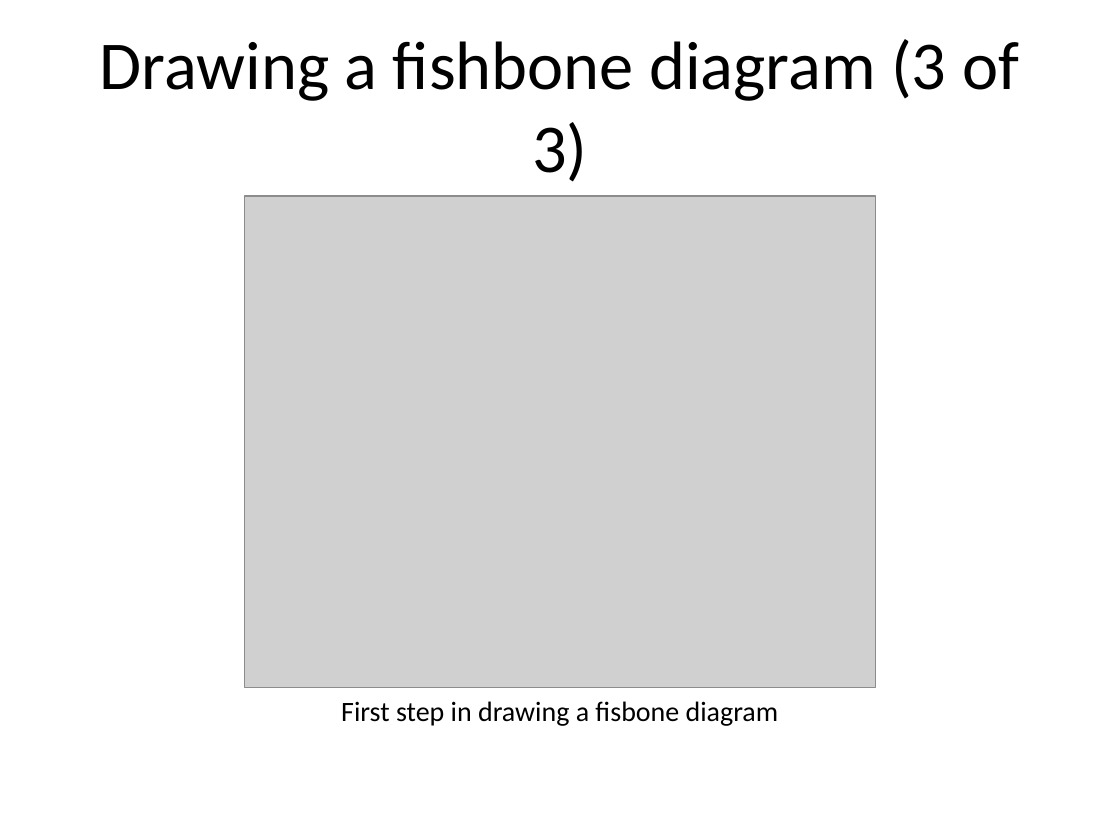
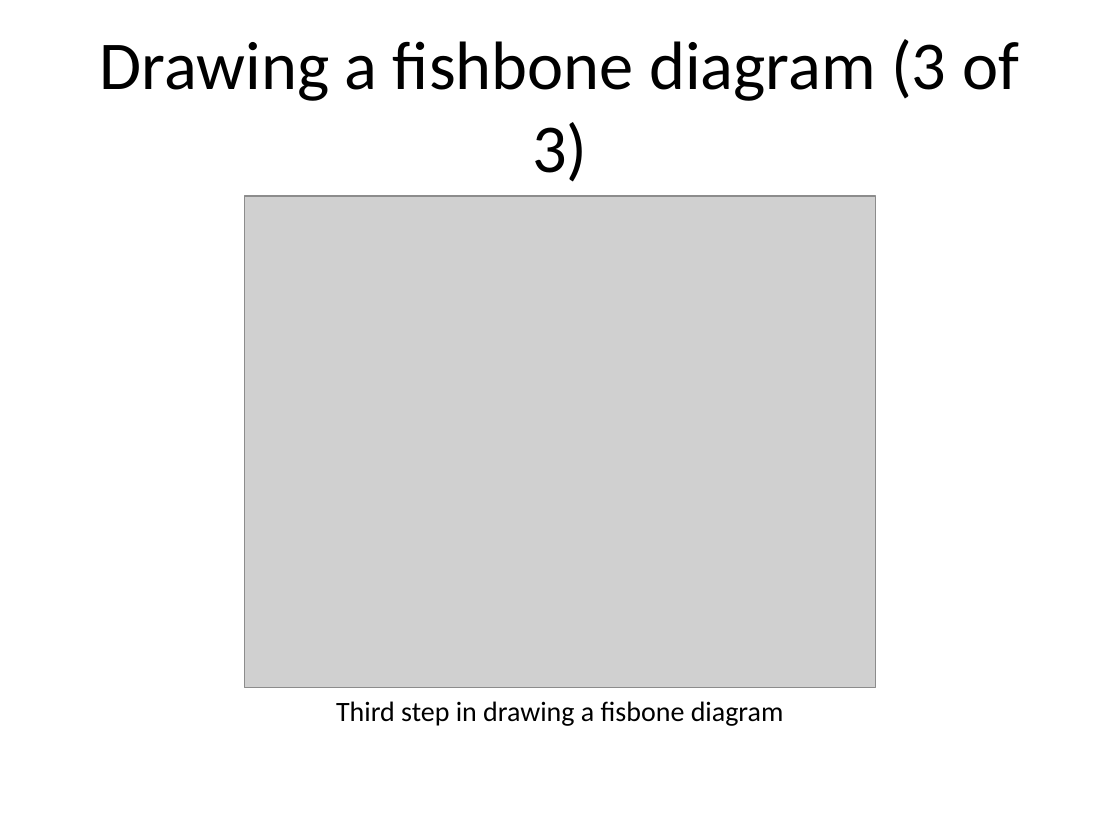
Before and after one commit to classes-medb/5510, a slide deck: slide 13 of src/video-05-quasi-experiments.pptx (slide 11 before the commit). Drawn at 1120x840 pixels with LibreOffice and Linux fonts; fonts in the diff are those of the drawing; grey boxes stand for pictures. Boxes give left, top, right and bottom in pixels: in the first picture for what was removed or moved away, otherwise in the second. Text is boxed around its words. In the diff, an @@ line names an element or a change of style, - is before the commit and + after.

```diff
--- a/src/video-05-quasi-experiments.pptx
+++ b/src/video-05-quasi-experiments.pptx
@@ text at (336, 701, 784, 726): text changed @@
-First step in drawing a fisbone diagram
+Third step in drawing a fisbone diagram
```
Also in this commit, not shown: 4 other slides changed, 7 slides added, 4 slides removed, 6 other files.
